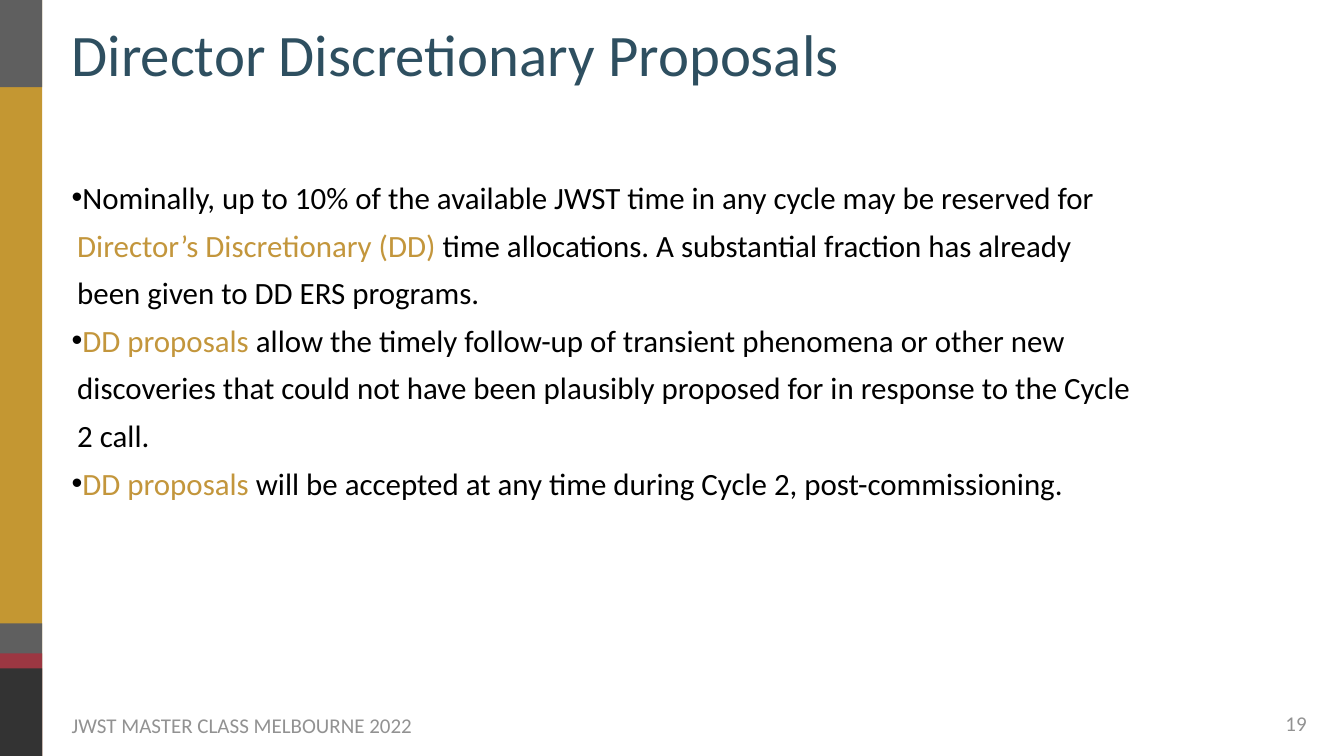
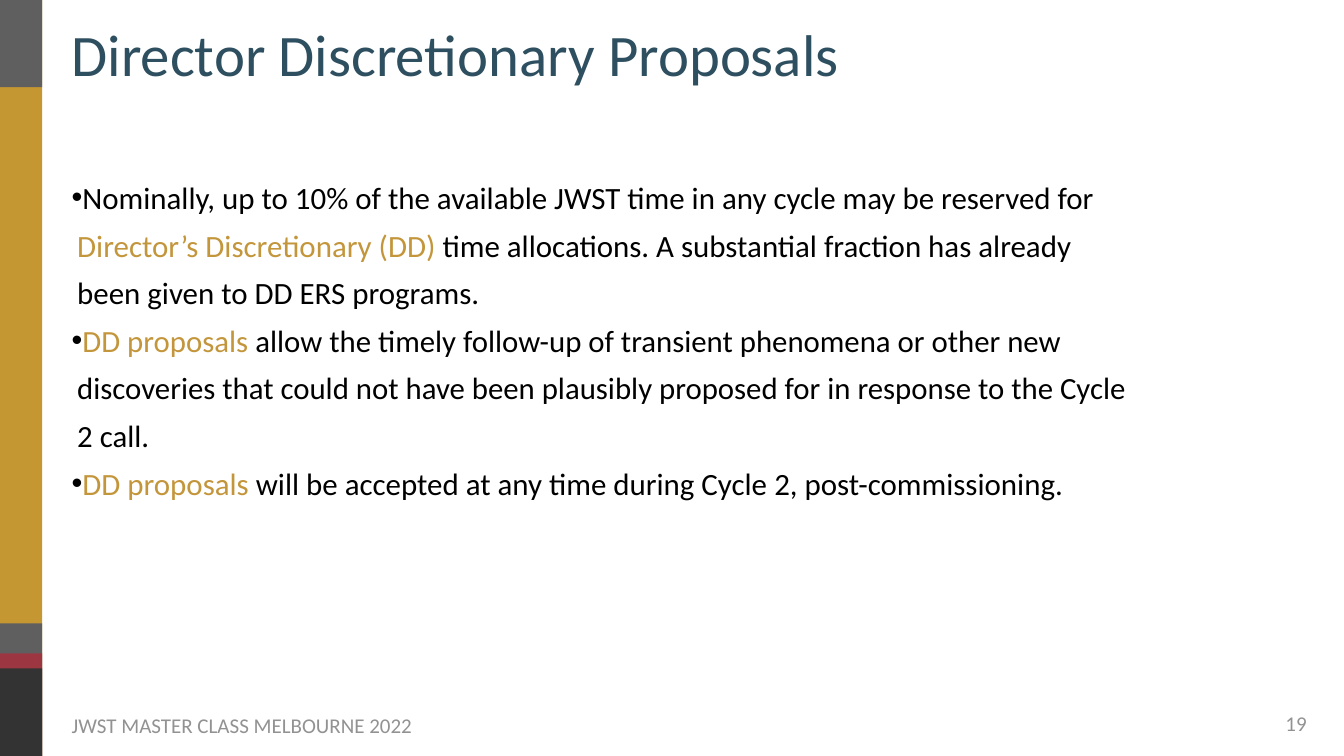
Before and after one commit to themiyan/jwst_masterclass_melbourne_2022, a slide deck: slide 19 of Presentations_Main/03_JWST_Cycle2_Proposals.pptx. Drawn at 1344x756 pixels with LibreOffice and Linux fonts; fonts in the diff are those of the drawing; background and template pictures are left out. Boxes give left, top, right and bottom in pixels: in the first picture for what was removed or moved away, otherwise in the second. Text is boxed around its words. In the diff, an @@ line names an element or a change of style, - is before the commit and + after.

Commit message:
Updates for cycle 2

```diff
--- a/Presentations_Main/03_JWST_Cycle2_Proposals.pptx
+++ b/Presentations_Main/03_JWST_Cycle2_Proposals.pptx
@@ text at [77, 330, 1125, 448]: size 44.1 to 44 pt in "DD proposals allow the timely follow-up of ..." @@
```
Also in this commit, not shown: 11 other slides changed, 1 slide added.
